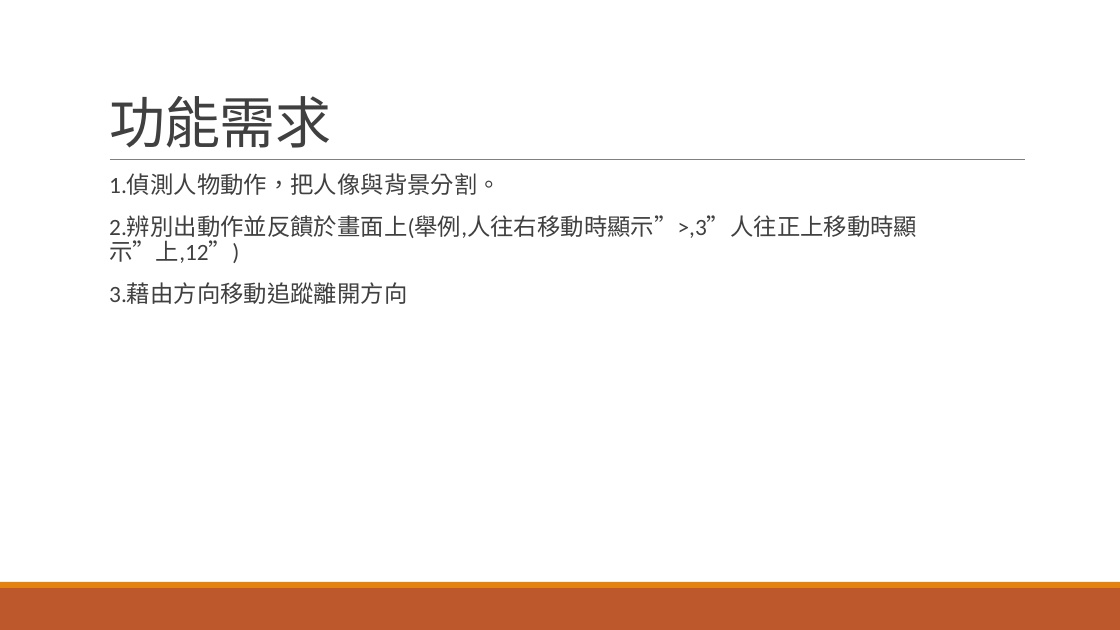
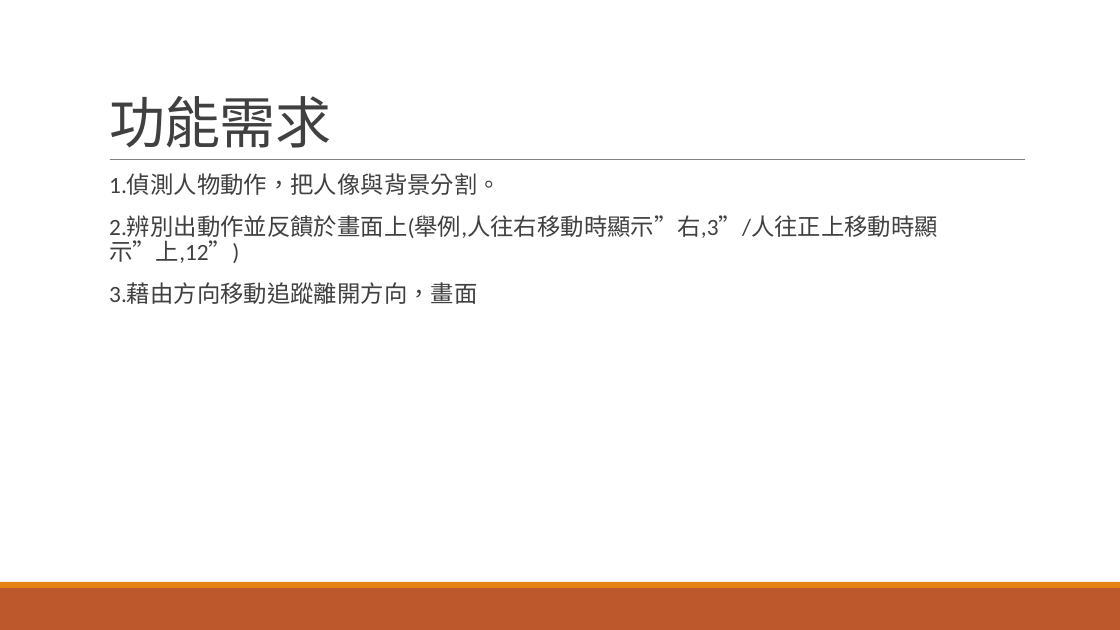
Before and after one commit to choutengfeng/1092, a slide deck: slide 2 of 0652074_1092影像辨識.pptx. Drawn at 1120x630 pixels with LibreOffice and Linux fonts; fonts in the diff are those of the drawing. Boxes give left, top, right and bottom in pixels: in the first picture for what was removed or moved away, otherwise in the second. Text is boxed around its words. In the diff, an @@ line names an element or a change of style, - is before the commit and + after.

```diff
--- a/0652074_1092影像辨識.pptx
+++ b/0652074_1092影像辨識.pptx
@@ text at bbox=[109, 215, 938, 304]: text changed @@
-  2.辨別出動作並反饋於畫面上(舉例,人往右移動時顯示”>,3”人往正上移動時顯示”上,12”)
-  3.藉由方向移動追蹤離開方向
+  2.辨別出動作並反饋於畫面上(舉例,人往右移動時顯示”右,3”/人往正上移動時顯示”上,12”)
+  3.藉由方向移動追蹤離開方向，畫面
```
Also in this commit, not shown: 2 other slides changed, 1 slide added, 1 slide removed, 1 other file.
